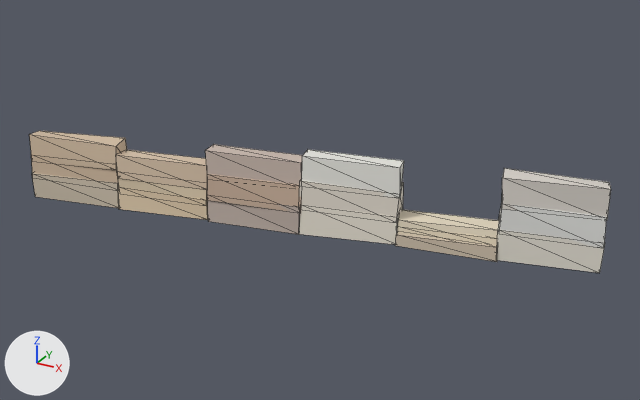
Two versions of the glTF model assets/malta/countryside/farm_-2_15_mid.glb, one commit apart.
Before and after are seen from a camera (50 mm lens) standing at (377.31, -387.1, 218.98) and looking at (370.83, -375.32, 213.09). Every picture has the same lights, and +X, +Y and +Z are marked at lower left. The older version comes first. Mesh edges are drawn as thin lines. Vertices at exactly the same position are counted once.

The older version as bpy lines, for what is in view:
```python
me_geometry_0 = bpy.data.meshes.new('geometry_0')
me_geometry_0.from_pydata(...)  # 144 vertices, 216 faces; spans x 365.87..375.26, y -377.01..-373.74, z 212.41..213.91
me_geometry_0.materials.append(mat_defaultmaterial)
ob_geometry_0 = bpy.data.objects.new('geometry_0', me_geometry_0)
ob_geometry_0.location = (0.0, 0.0, 0.0)
```
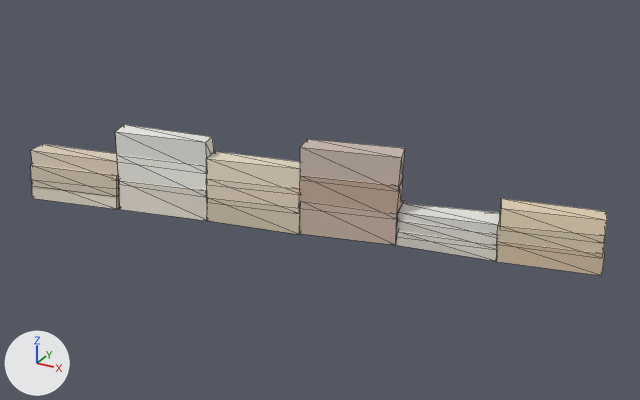
Edits to the scene script, one JSON object a line:
```json
{"block": "me_geometry_0", "where": "# used by ob_geometry_0; location = (0.0, 0.0, 0.0)"}
{"op": "remove", "block": "me_geometry_0", "code": "me_geometry_0.from_pydata(...)  # 144 vertices, 216 faces; spans x 365.87..375.26, y -377.01..-373.74, z 212.41..213.91"}
{"op": "add", "block": "me_geometry_0", "code": "me_geometry_0.from_pydata(...)  # 144 vertices, 216 faces; spans x 365.87..375.29, y -377.06..-373.71, z 212.41..214.09"}
{"block": "me_geometry_0", "change": "me_geometry_0 part 1: 144 of 144 vertices moved; they spanned x 365.87..375.26, y -377.01..-373.74, z 212.41..213.91 and now span x 365.87..375.29, y -377.06..-373.71, z 212.41..214.09; mean shift (0.0, 0.0, -0.01)"}
{"block": "me_geometry_0", "change": "me_geometry_0 part 2: 36 faces centred in x 373.61..375.2, y -374.68..-373.92, z 212.44..213.81 are repainted in the vertex colours; the middle colour goes from light grey #dfdace to beige #d3c4aa"}
{"block": "me_geometry_0", "change": "me_geometry_0 part 3: 48 faces centred in x 367.47..373.67, y -376.43..-374.43, z 212.69..213.64 are repainted in the vertex colours; the middle colour goes from beige #dcc9ad to white #ede9e3"}
{"block": "me_geometry_0", "change": "me_geometry_0 part 4: 48 faces centred in x 365.94..373.69, y -376.85..-374.35, z 212.5..213.84 are repainted in the vertex colours; the middle colour goes from pale yellow #cec0af to pale yellow #e3dbcb"}
{"block": "me_geometry_0", "change": "me_geometry_0 part 5: 36 faces centred in x 370.54..372.14, y -375.54..-374.82, z 212.56..213.88 are repainted in the vertex colours; the middle colour goes from pale yellow #e9e2d4 to beige #ccbbaa"}
{"block": "me_geometry_0", "change": "me_geometry_0 part 6: 48 faces centred in x 365.94..370.62, y -376.82..-375.24, z 212.61..213.85 are repainted in the vertex colours; the middle colour goes from beige #ceb7a3 to beige #ddceb8"}
```

Changed parts and their boxes (x1, y1, x2, y2) in the pictures (640 x 400 px; the box of a moved part takes in the faces that stretch with it):
```json
{"object": "geometry_0", "change": "reshaped, recoloured", "before": [29, 131, 611, 273], "after": [31, 124, 607, 276], "on screen": "7% taller"}
{"part": 1, "of": "me_geometry_0", "change": "moved or reshaped", "before": [29, 131, 611, 273], "after": [31, 124, 607, 276]}
{"part": 2, "of": "me_geometry_0", "change": "recoloured", "before": [497, 168, 611, 273], "after": [497, 198, 607, 276], "on screen": "light grey to beige"}
{"part": 3, "of": "me_geometry_0", "change": "recoloured", "before": [116, 150, 499, 238], "after": [115, 124, 500, 234]}
{"part": 4, "of": "me_geometry_0", "change": "recoloured", "before": [32, 144, 497, 262], "after": [32, 151, 497, 261]}
{"part": 5, "of": "me_geometry_0", "change": "recoloured", "before": [299, 149, 404, 245], "after": [299, 139, 405, 245]}
{"part": 6, "of": "me_geometry_0", "change": "recoloured", "before": [29, 131, 302, 234], "after": [31, 144, 300, 235]}
```
